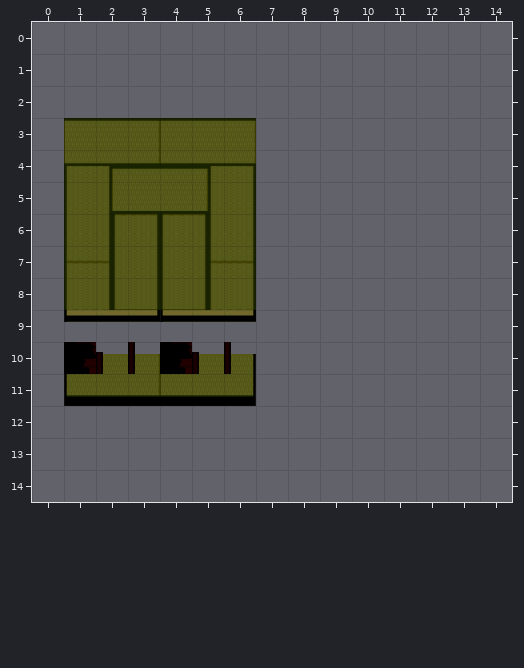
Level history. Tiled map: img/map_pro_tmx/house1_hallway6.tmx. Above, as it was before the edit.
Cells are 32x32 px. Shown: x 0..14, y 0..14. Not drawn, because the pictures are missing: unchanged layer "layer1".
Now the later version:
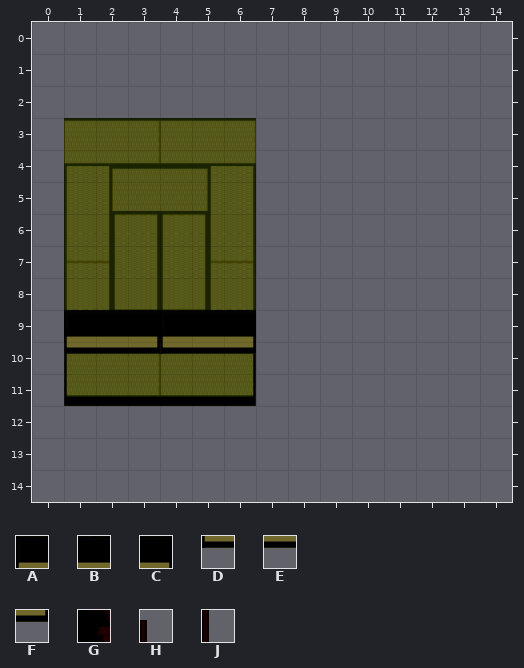
Key: from "add_more": A 70, B 71, C 72, D 86, E 87, F 88, G 102, H 103, J 104.
_ is an empty cell.
Tiles replaced or removed in this view: D, E, F, G, H, J.
From old to new:
Changed rows in their new state; . is an unchanged cell.
Layer "layer3":
first column x 1:
 9 ABCABC
10 DEFDEF
Pixel boxes of the changes (left, top, right, bottom) in both pictures:
changed: (64, 310, 256, 374)
